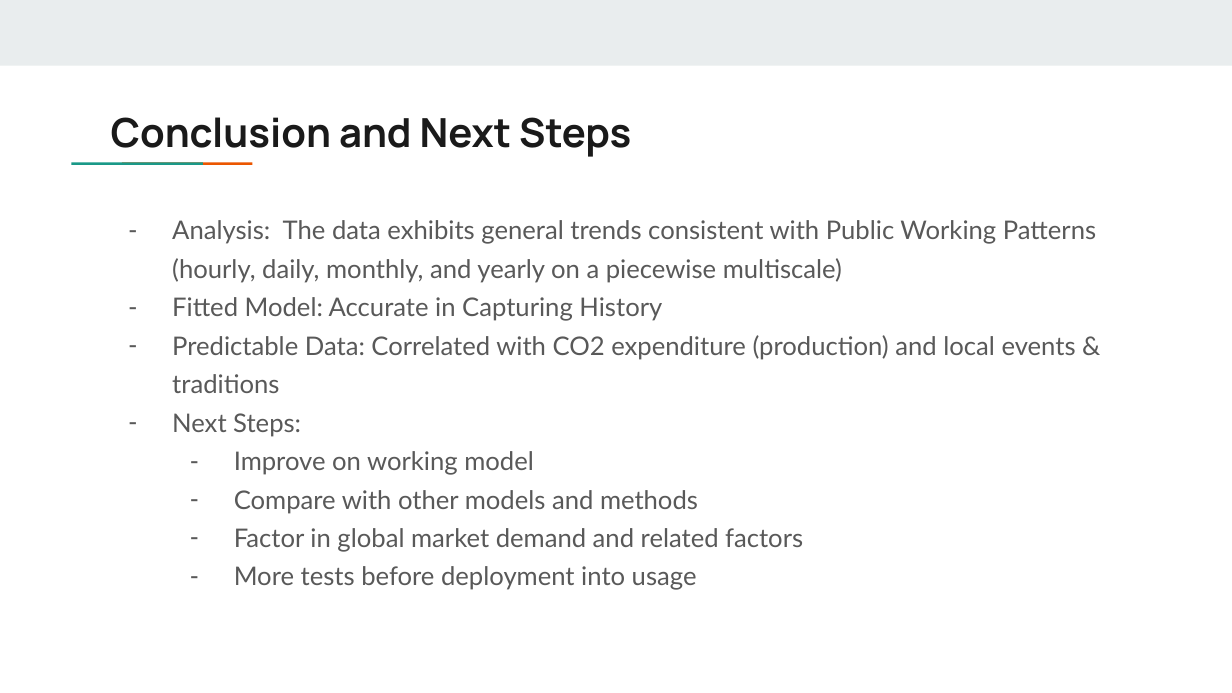
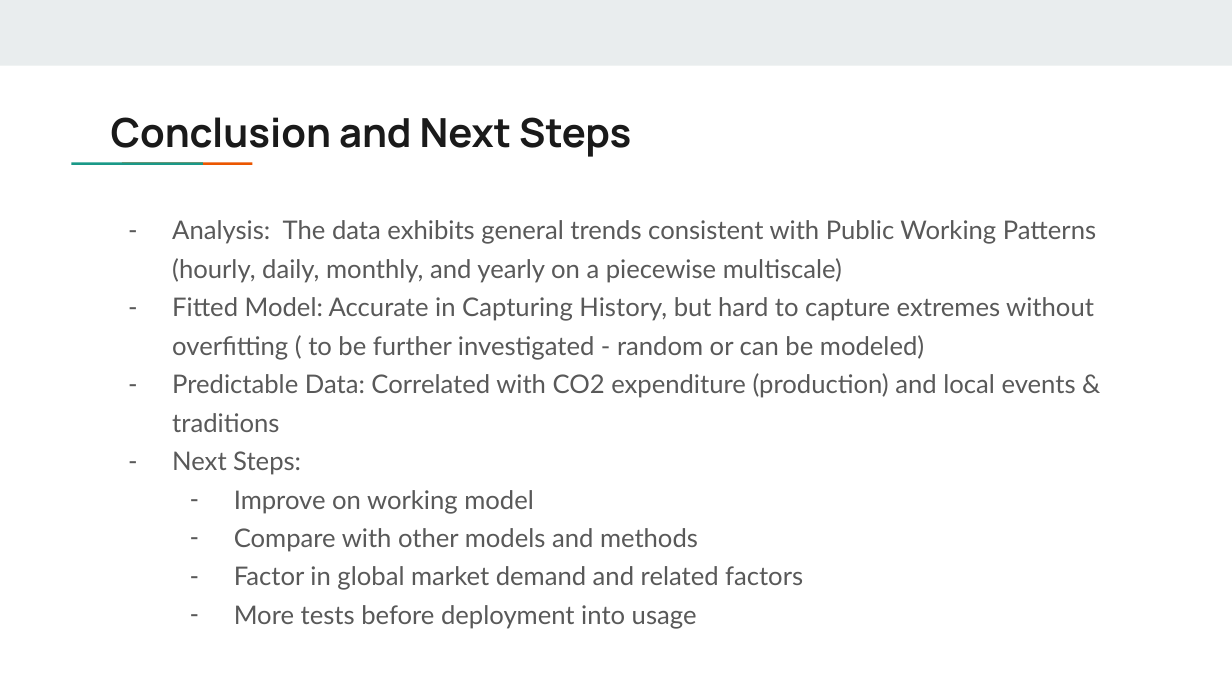
Before and after one commit to jyang0620/data_society_take_home, a slide deck: slide 11 of Presentation.pptx. Drawn at 1232x693 pixels with LibreOffice and Linux fonts; fonts in the diff are those of the drawing. Boxes give left, top, right and bottom in pixels: in the first picture for what was removed or moved away, otherwise in the second. Text is boxed around its words. In the diff, an @@ line names an element or a change of style, - is before the commit and + after.

Commit message:
Updated Presentation

```diff
--- a/Presentation.pptx
+++ b/Presentation.pptx
@@ text at box(172, 297, 1094, 360): text changed @@
-– Fitted Model: Accurate in Capturing History
+– Fitted Model: Accurate in Capturing History, but hard to capture extremes without overfitting ( to be further investigated - random or can be modeled)
```
Also in this commit, not shown: 1 other slide changed.
